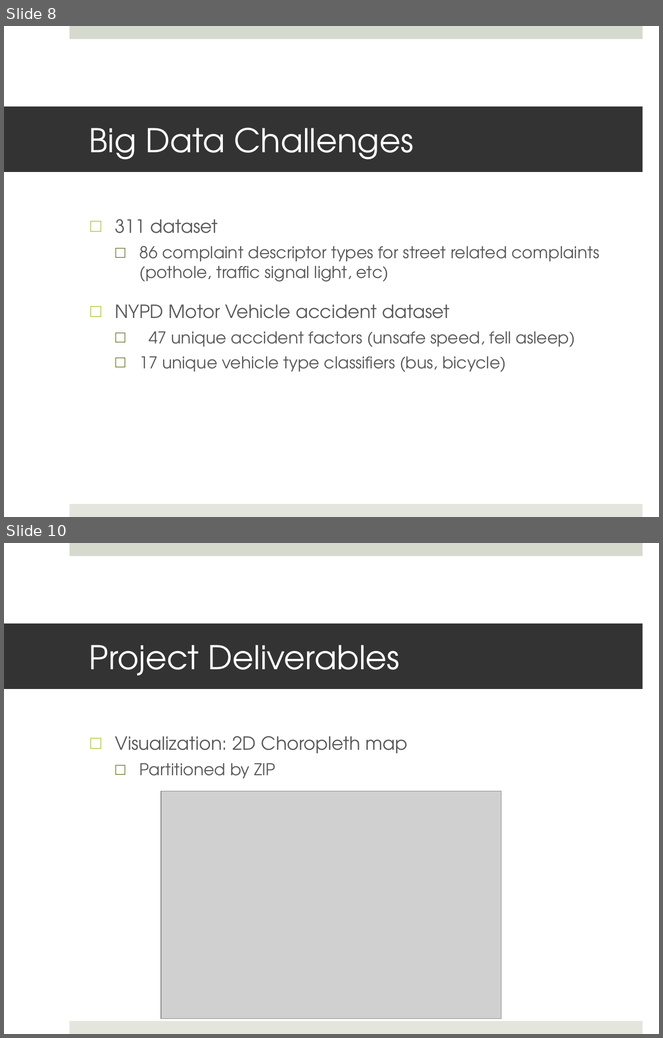
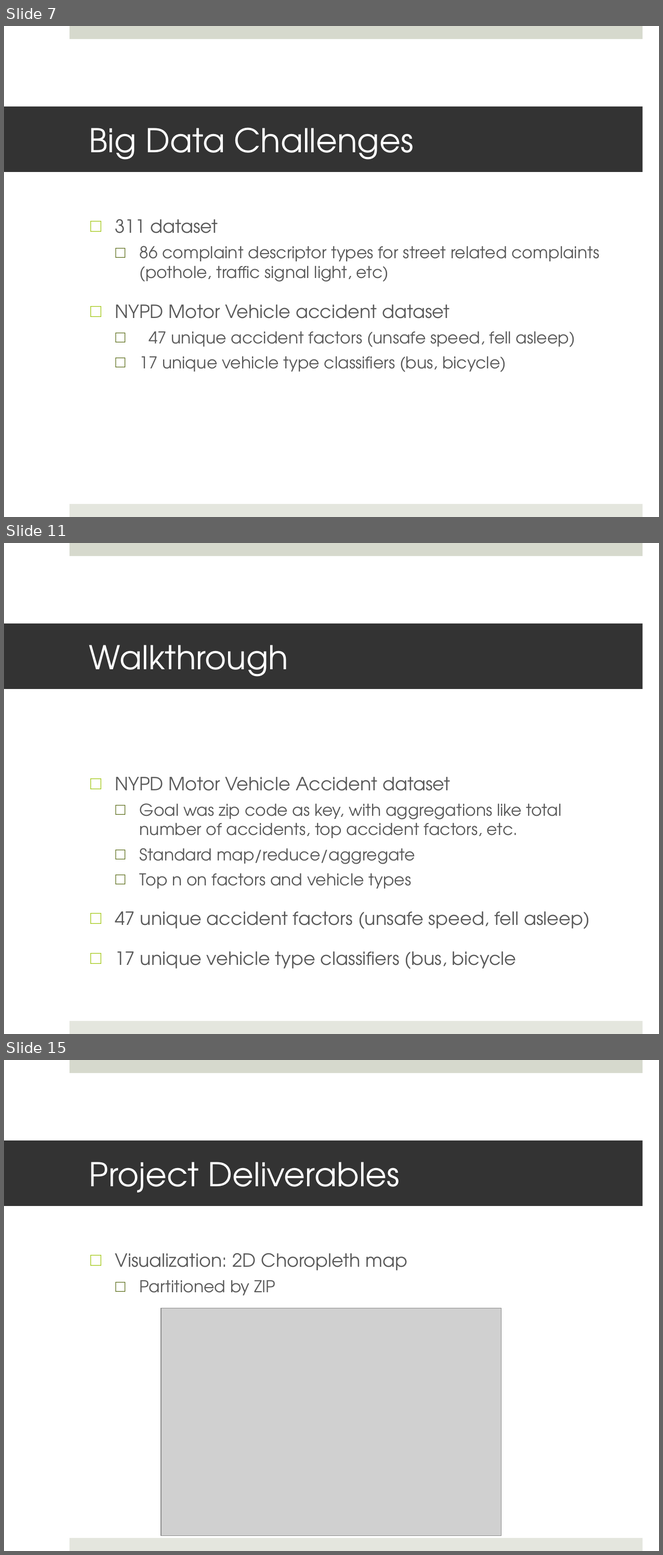
Before and after one commit to JKasakyan/BDM-Final-Project, a slide deck: Documents/Kasakyan_James_Proposal_Final_Presentation.pptx. Shown one above the other, each under a label of ours: slides 8 and 10 before the commit, slides 7, 11 and 15 after it; the slides between them are not shown. The pictures are 663x1038 and 663x1555 pixels, drawn with LibreOffice and Linux fonts; fonts in the diff are those of the drawing; grey boxes stand for pictures. Boxes give left, top, right and bottom in pixels: in the first picture for what was removed or moved away, otherwise in the second. Text is boxed around its words. In the diff, an @@ line names an element or a change of style, - is before the commit and + after.

```diff
--- a/Documents/Kasakyan_James_Proposal_Final_Presentation.pptx
+++ b/Documents/Kasakyan_James_Proposal_Final_Presentation.pptx
@@ slide 11 added at (4,543,659,1034), background #FFFFFF; not listed: 2 template elements that a slide beside it also shows @@
@@ title added at (4,624,643,689), fill #333333, 36 pt, text #FFFFFF @@
+Walkthrough
@@ text added at (115,777,590,969), 18 pt, text #595959 @@
+□ NYPD Motor Vehicle Accident dataset
+  □ Goal was zip code as key, with aggregations like total number of accidents, top accident factors, etc.
+  □ Standard map/reduce/aggregate
+  □ Top n on factors and vehicle types
+□ 47 unique accident factors (unsafe speed, fell asleep)
+□ 17 unique vehicle type classifiers (bus, bicycle
@@ what was slide 8 is now slide 7 @@
@@ what was slide 10 is now slide 15 @@
```
Also in this commit, not shown: 1 slide changed, 5 other slides added, 1 slide removed, 1 other file.
